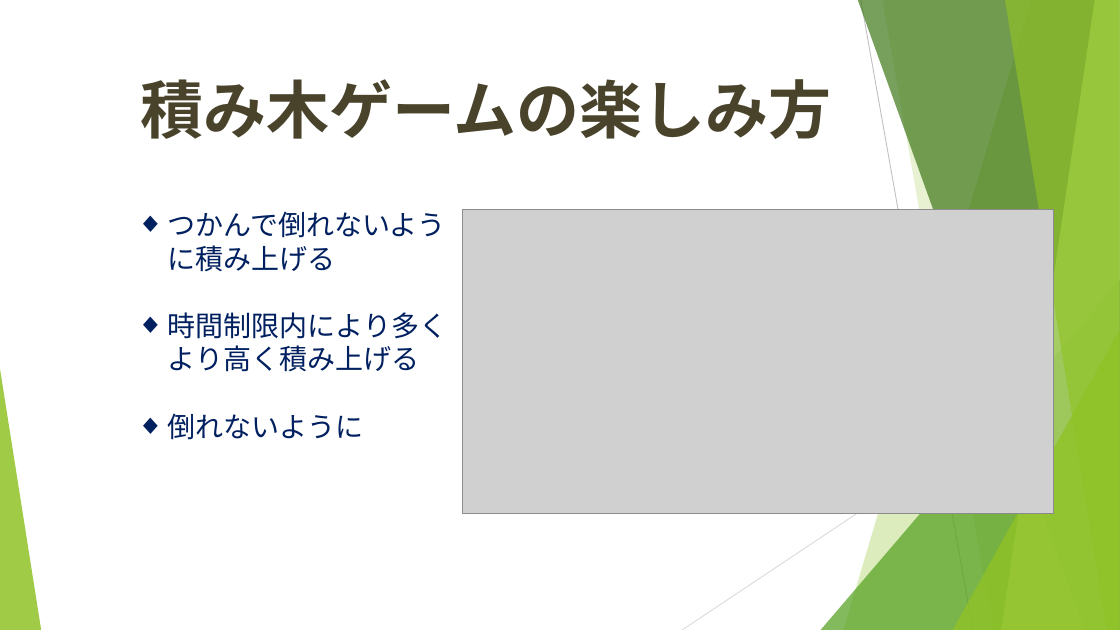
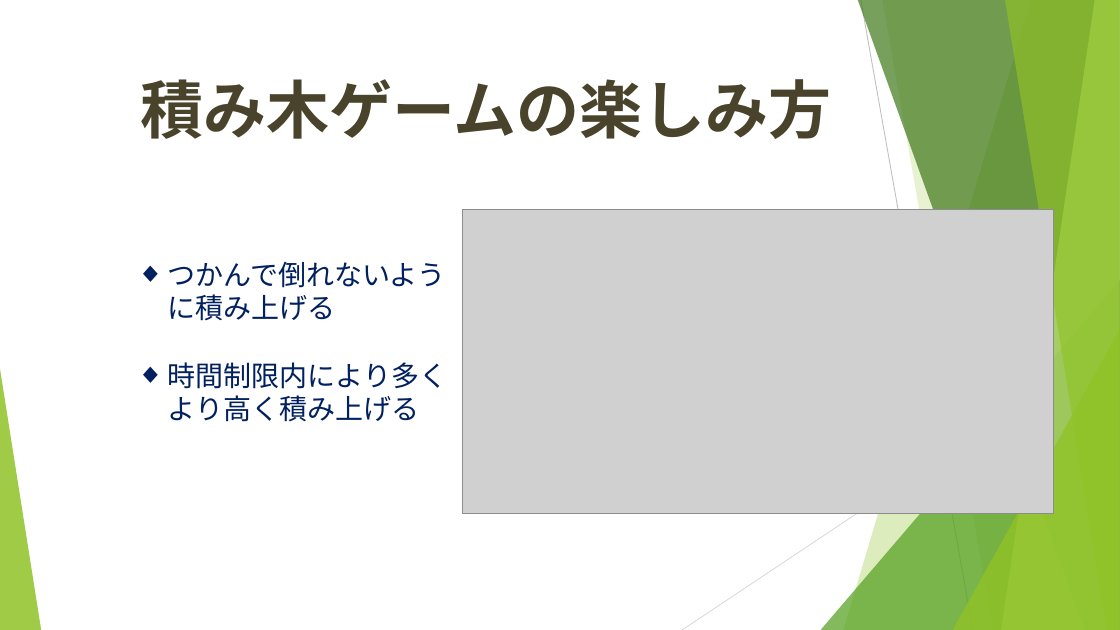
Before and after one commit to tomochapee12/VR_bl, a slide deck: slide 5 of text/36安井_38吉本_積み木タイムアタック(最終).pptx. Drawn at 1120x630 pixels with LibreOffice and Linux fonts; fonts in the diff are those of the drawing; grey boxes stand for pictures. Boxes give left, top, right and bottom in pixels: in the first picture for what was removed or moved away, otherwise in the second. Text is boxed around its words. In the diff, an @@ line names an element or a change of style, - is before the commit and + after.

```diff
--- a/text/36安井_38吉本_積み木タイムアタック(最終).pptx
+++ b/text/36安井_38吉本_積み木タイムアタック(最終).pptx
@@ text "つかんで倒れないように積み上げる": place and size @@
-text "つかんで倒れないように積み上げる" at box(168, 211, 447, 440)
+text "つかんで倒れないように積み上げる" at box(168, 261, 447, 422)
@@ text at box(168, 413, 363, 440): paragraph removed @@
-◆ 倒れないように
```
Also in this commit, not shown: 1 other slide changed.
